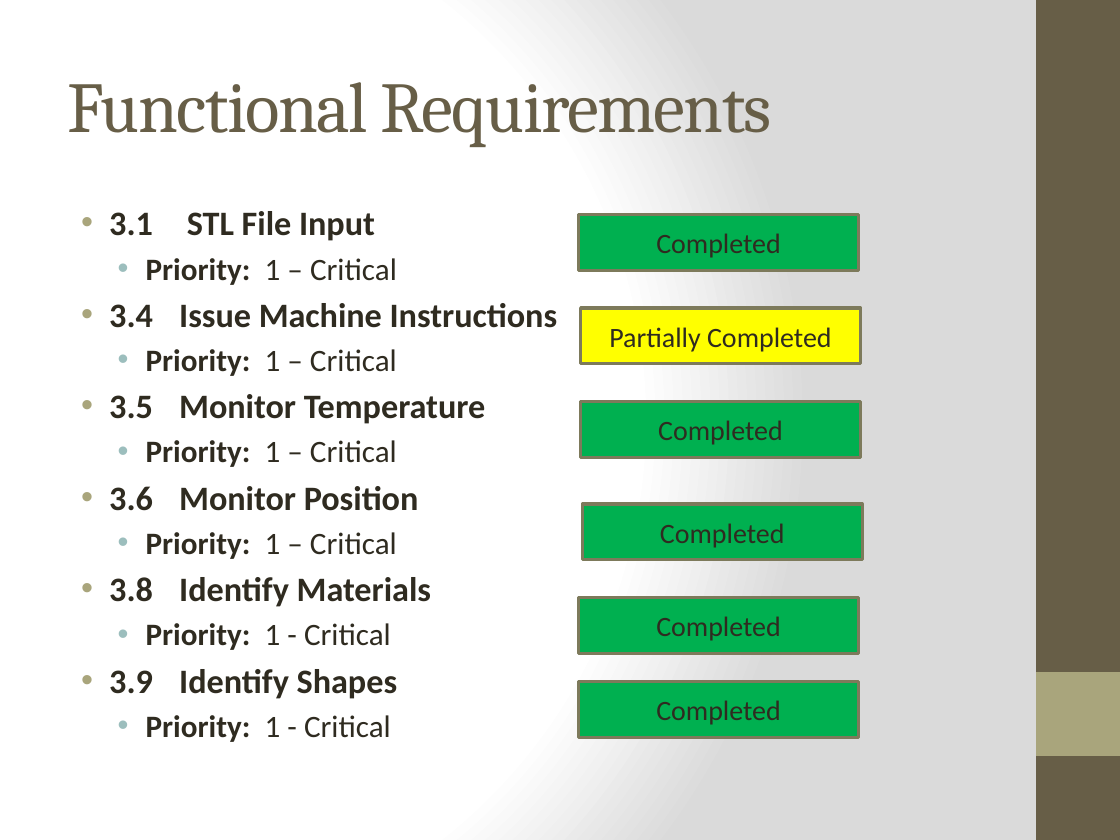
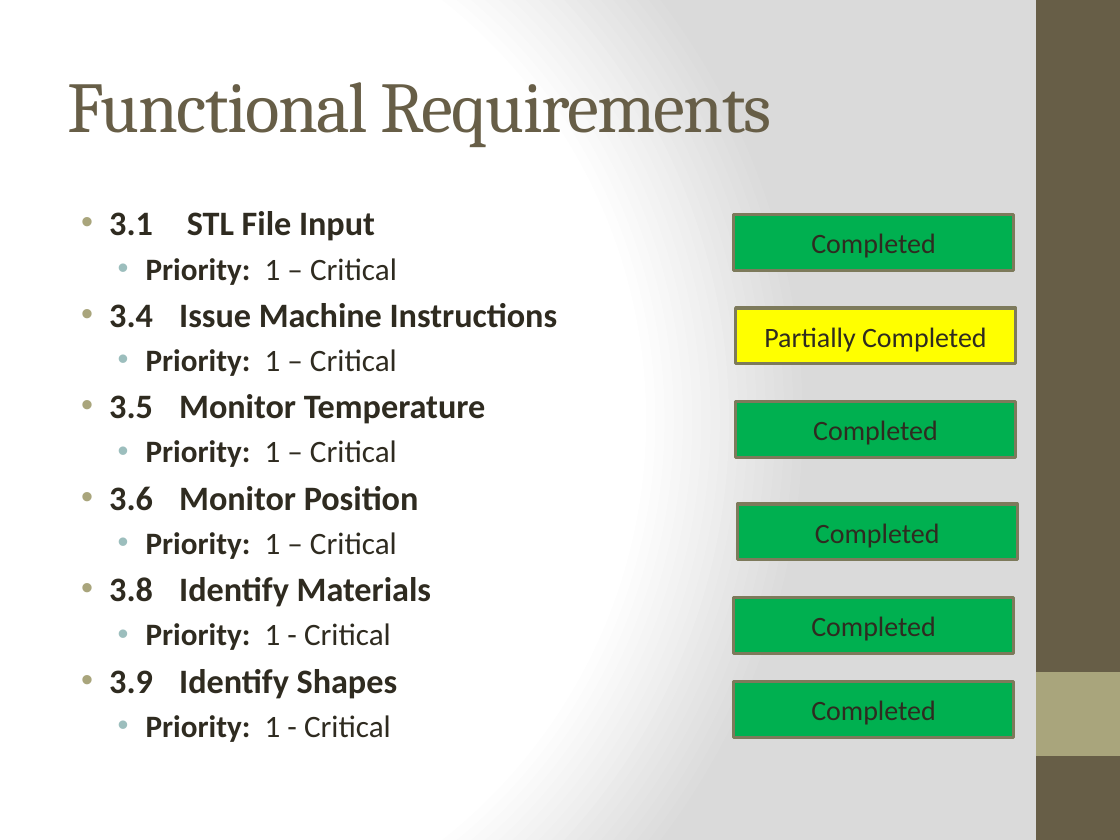
Before and after one commit to qpHalcy0n/SRDesign, a slide deck: slide 5 of Final Presentation/Ink3d Final Presentation.pptx (slide 6 before the commit). Drawn at 1120x840 pixels with LibreOffice and Linux fonts; fonts in the diff are those of the drawing. Boxes give left, top, right and bottom in pixels: in the first picture for what was removed or moved away, otherwise in the second. Text is boxed around its words. In the diff, an @@ line names an element or a change of style, - is before the commit and + after.

```diff
--- a/Final Presentation/Ink3d Final Presentation.pptx
+++ b/Final Presentation/Ink3d Final Presentation.pptx
@@ 6 rectangles: place and size @@
-6 rectangles at [579, 215, 862, 737]
+6 rectangles at [734, 215, 1017, 737]
```
Also in this commit, not shown: 3 other slides changed, 1 slide added, 7 slides removed, 1 other file.
